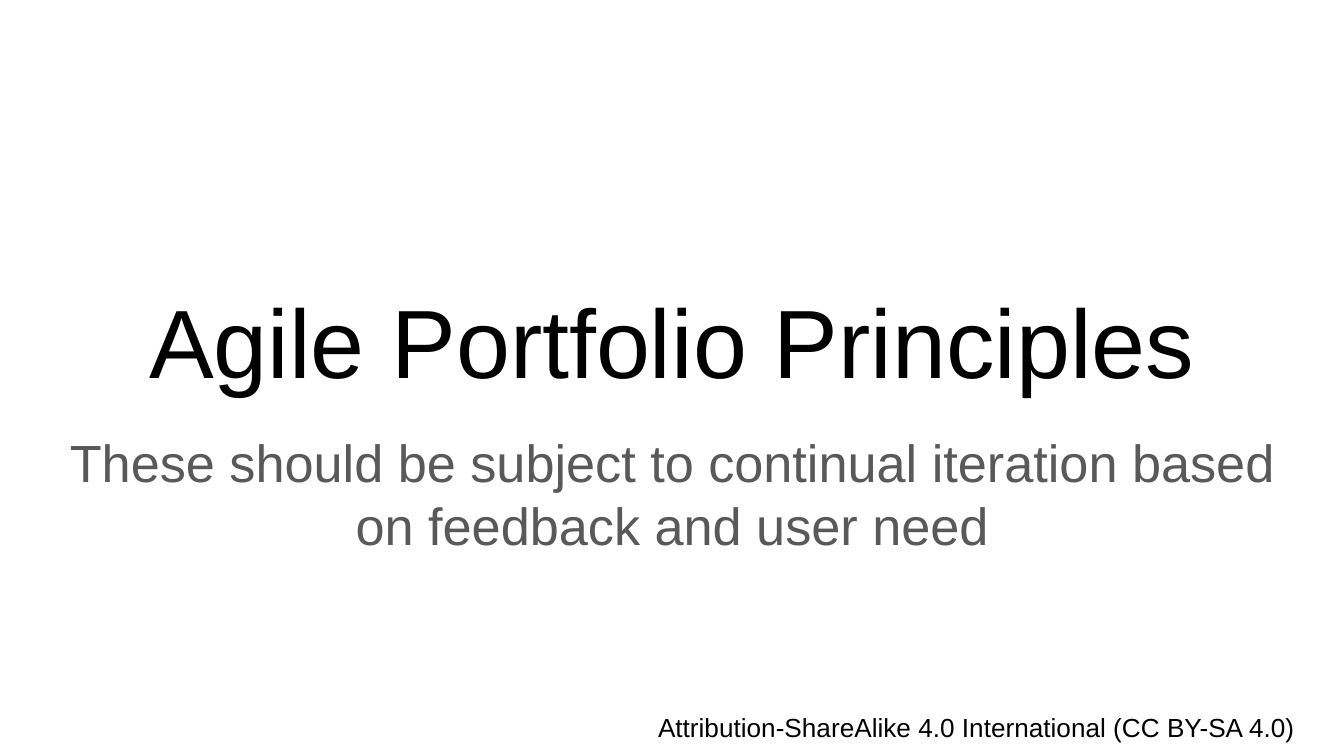
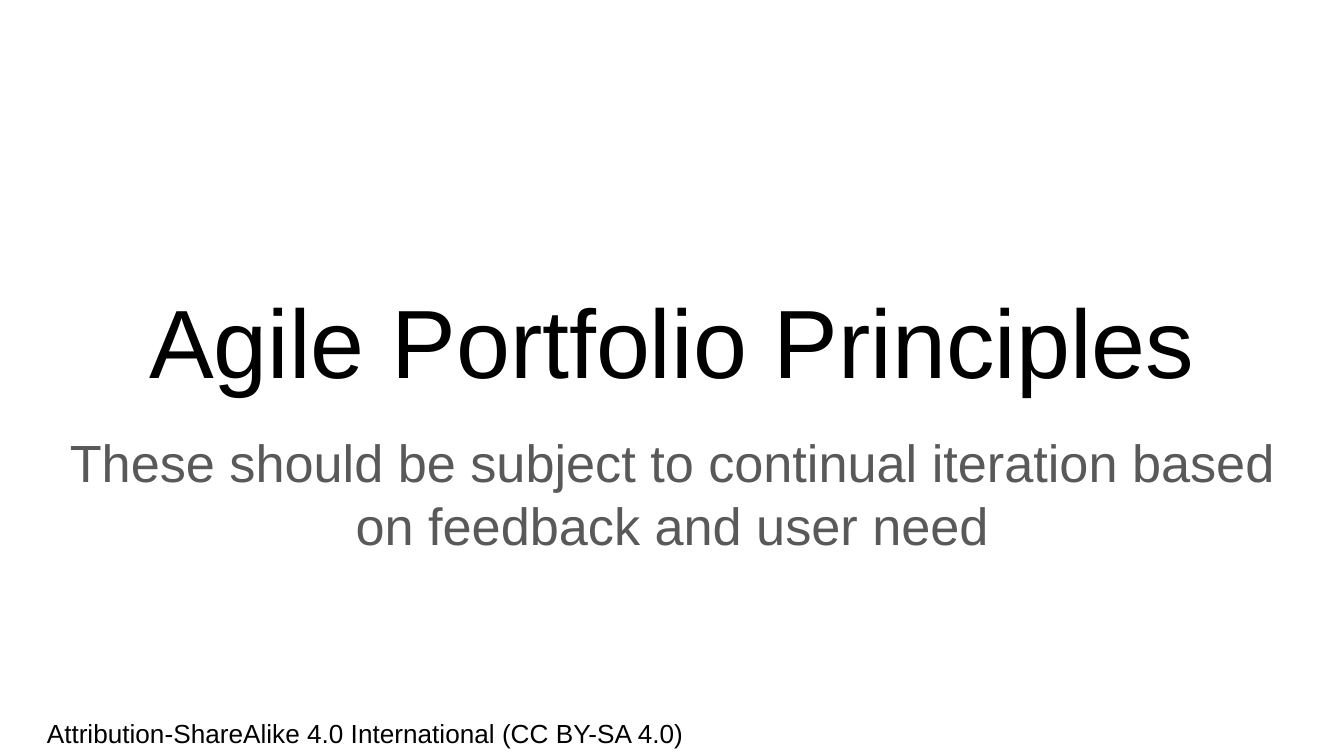
Before and after one commit to Artraige/template-library, a slide deck: slide 1 of Agile Portfolio Principles.odp. Drawn at 1344x756 pixels with LibreOffice and Linux fonts; fonts in the diff are those of the drawing. Boxes give left, top, right and bottom in pixels: in the first picture for what was removed or moved away, otherwise in the second. Text is boxed around its words. In the diff, an @@ line names an element or a change of style, - is before the commit and + after.

```diff
--- a/Agile Portfolio Principles.odp
+++ b/Agile Portfolio Principles.odp
@@ text removed at [658, 718, 1294, 743] @@
-Attribution-ShareAlike 4.0 International (CC BY-SA 4.0)
@@ text added at [47, 724, 683, 749], 14 pt, text #000000 @@
+Attribution-ShareAlike 4.0 International (CC BY-SA 4.0)
```
Also in this commit, not shown: 4 other slides changed.
